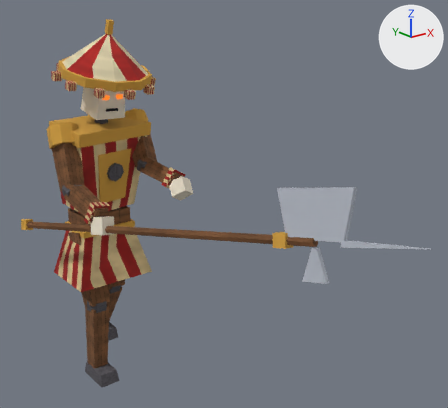
Renders of the glTF model assets/models/boss.glb from each side of a commit.
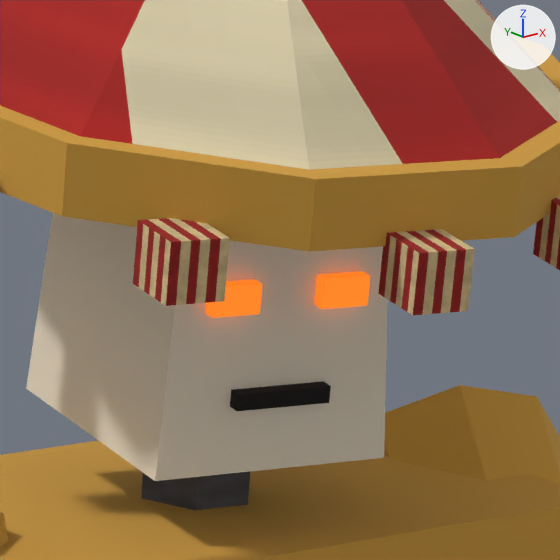
Each version is shown whole from a 50 mm camera at (-2.72, -5.41, 3.6) aimed at (0.31, -1.62, 2.08), then close up on the part from 17% to 33% of the width and 15% to 32% of the height. Arrows for +X, +Y and +Z are at upper right; the lights stay in place. The older version's two pictures come first. Where no turn or scale is listed for an object, it has been applied to the vertices.

Script lines for the objects in view, before the commit:
```python
ob_chest = bpy.data.objects.new('chest', me_chest_mesh)
ob_chest.location = (0.0, 0.0, 1.766)
ob_head = bpy.data.objects.new('head', me_head_mesh)
ob_head.location = (0.023, -0.134, 2.656)
ob_upper_arm_l = bpy.data.objects.new('upper_arm_L', me_upper_arm_l_mesh)
ob_upper_arm_l.location = (0.433, -0.042, 2.508)
```
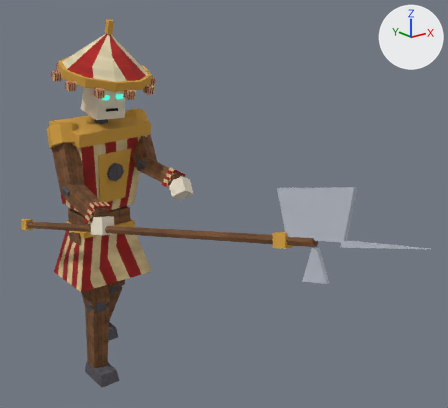
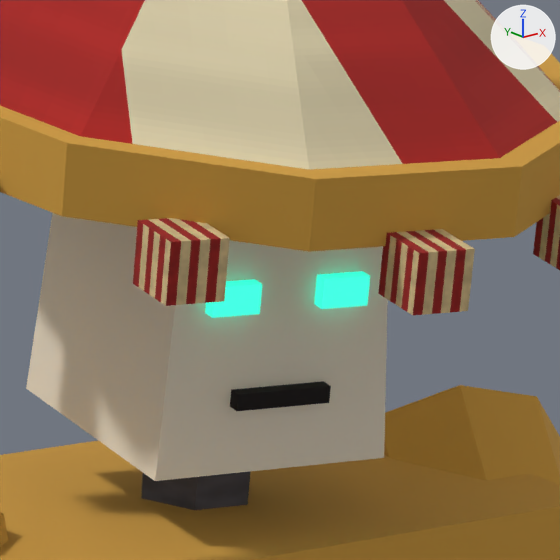
Pixel boxes [x1, y1, x2, y2] of what changed, in the close-ups (560 x 560 px):
'head', recoloured
    both: [184, 247, 543, 340]

What changed in the scene script:
```text
Change mat_b_eyes:
    mat_b_eyes.base_color: (1.0, 0.263, 0.0331) -> (0.133, 1.0, 0.692)  # orange #ff8c33 -> cyan #66ffd9
    mat_b_eyes.emission_color: (1.0, 0.171, 0.01) -> (0.0196, 0.89, 0.604)  # orange #ff7319 -> cyan #26f2cc
```
